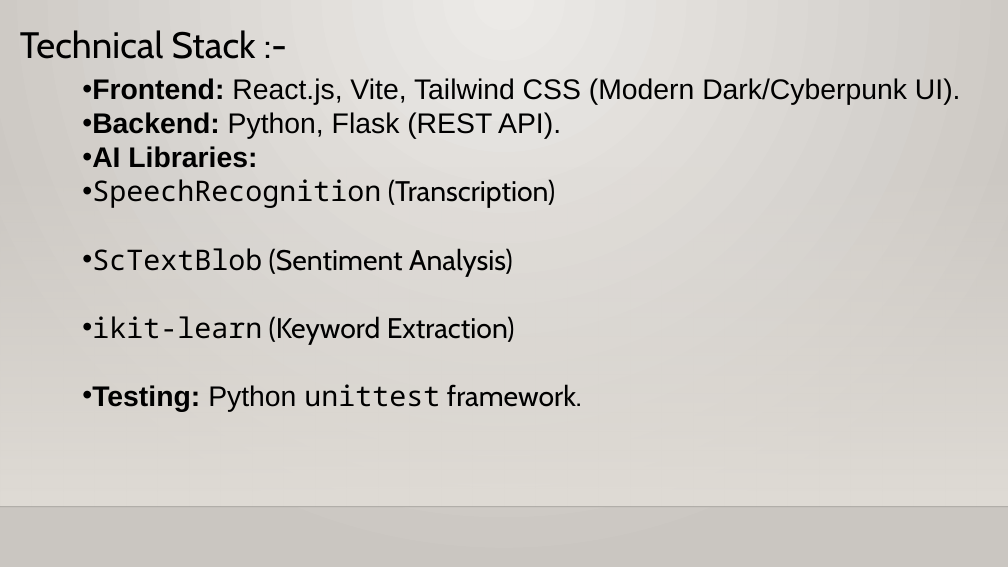
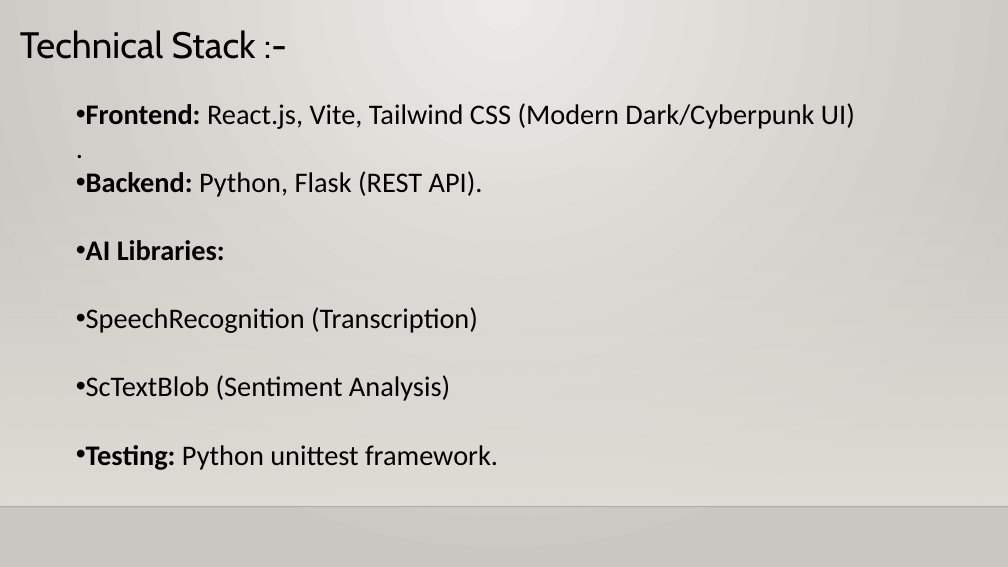
Before and after one commit to Sivashalinimurugesan/Automated-Podcast-Transcription-and-Topic-Segmentation, a slide deck: slide 8 of AI Podcast Transcription.pptx (slide 7 before the commit). Drawn at 1008x567 pixels with LibreOffice and Linux fonts; fonts in the diff are those of the drawing; background and template pictures are left out. Boxes give left, top, right and bottom in pixels: in the first picture for what was removed or moved away, otherwise in the second. Text is boxed around its words. In the diff, an @@ line names an element or a change of style, - is before the commit and + after.

```diff
--- a/AI Podcast Transcription.pptx
+++ b/AI Podcast Transcription.pptx
@@ text "Frontend: React.js, Vite, Tailwind CSS ..." moved from (x1=92, y1=78, x2=961, y2=412) to (x1=86, y1=103, x2=855, y2=470) @@
@@ text at (x1=86, y1=103, x2=855, y2=129): text changed; font Arial to Calibri @@
-• Frontend: React.js, Vite, Tailwind CSS (Modern Dark/Cyberpunk UI).
+• Frontend: React.js, Vite, Tailwind CSS (Modern Dark/Cyberpunk UI)
+.
@@ text at (x1=86, y1=171, x2=498, y2=470): font Arial to Calibri in "Backend: Python, Flask (REST API).", "AI Libraries:", "Testing: Python"; font Noto Sans Mono to Calibri in "SpeechRecognition", "ScTextBlob", "unittest"; font Cabin to Calibri in "(Transcription)", "(Sentiment Analysis)", "framework." @@
@@ text at (x1=92, y1=316, x2=515, y2=344): paragraph removed @@
-• ikit-learn (Keyword Extraction)
```
Also in this commit, not shown: 10 other slides changed, 1 slide added.
